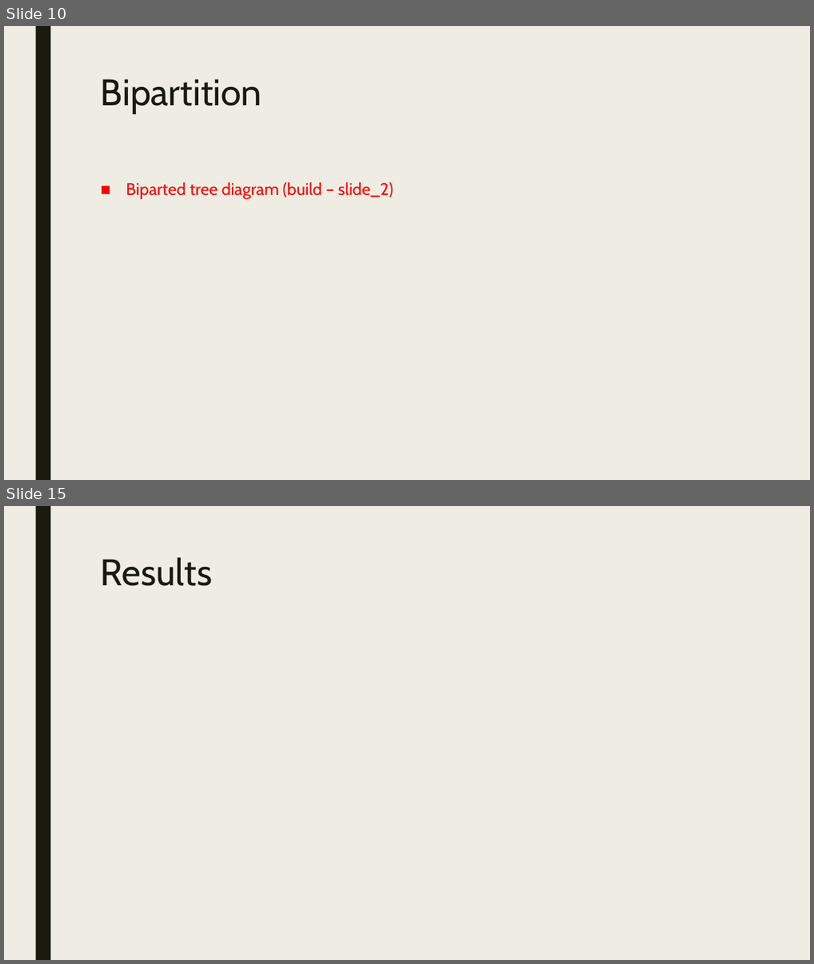
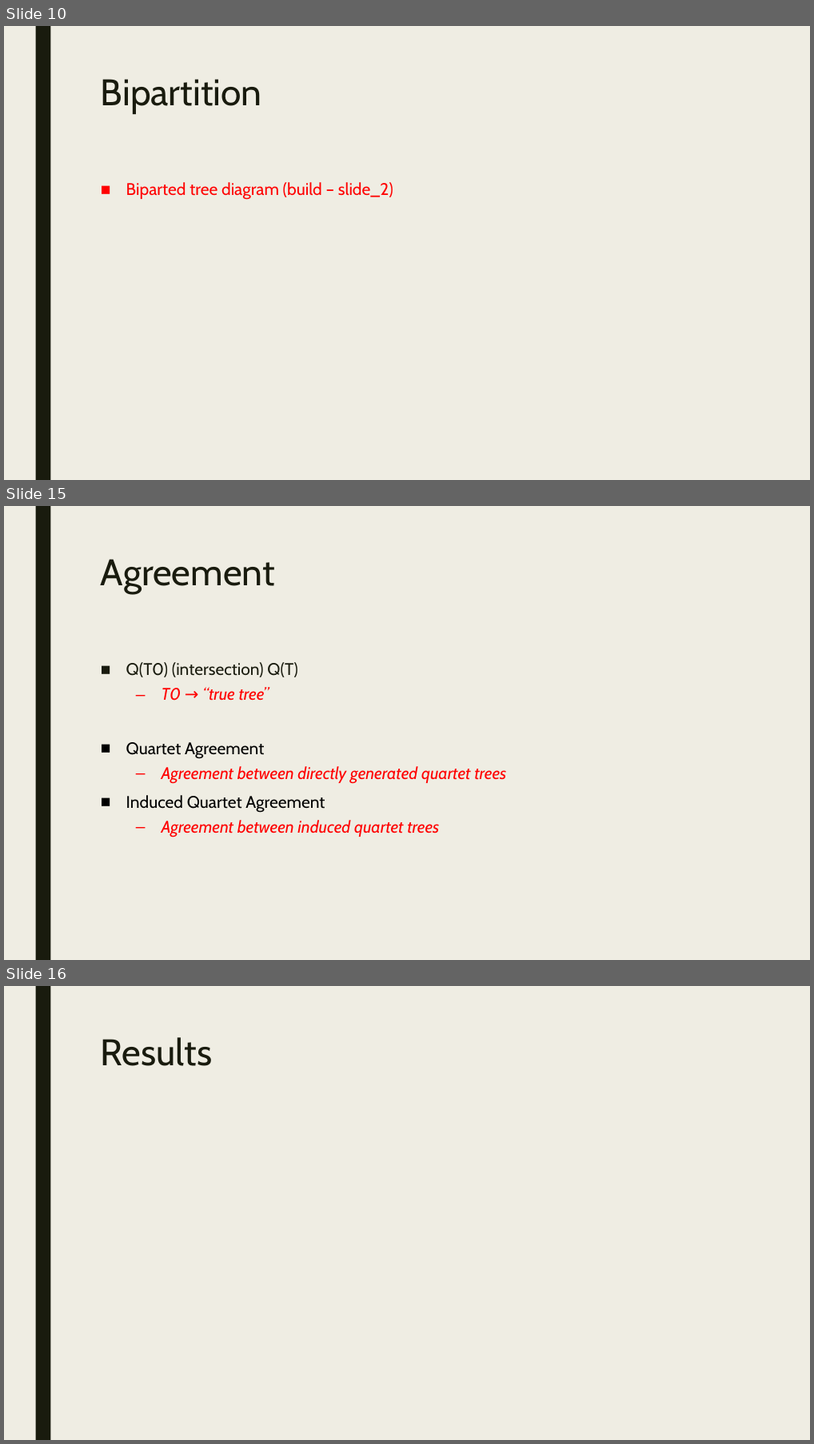
Before and after one commit to itsdlow/PhyloTools, a slide deck: Surveying_Phylogenetic_Forests.pptx. Shown one above the other, each under a label of ours: slides 10 and 15 before the commit, slides 10, 15 and 16 after it; the slides between them are not shown. The pictures are 814x964 and 814x1444 pixels, drawn with LibreOffice and Linux fonts; fonts in the diff are those of the drawing. Boxes give left, top, right and bottom in pixels: in the first picture for what was removed or moved away, otherwise in the second. Text is boxed around its words. In the diff, an @@ line names an element or a change of style, - is before the commit and + after.

```diff
--- a/Surveying_Phylogenetic_Forests.pptx
+++ b/Surveying_Phylogenetic_Forests.pptx
@@ slide 15 added at [4, 506, 810, 960], background #EFEDE3; not listed: 1 template element that a slide beside it also shows @@
@@ title added at [101, 559, 275, 594], 44 pt, text #191B0E @@
+Agreement
@@ text added at [126, 662, 506, 837], 20 pt, text #FF0000, italic @@
+■ Q(T0) (intersection) Q(T)
+  – T0 → “true tree”
+■ Quartet Agreement
+  – Agreement between directly generated quartet trees
+■ Induced Quartet Agreement
+  – Agreement between induced quartet trees
@@ what was slide 15 is now slide 16 @@
```
Also in this commit, not shown: 4 slides changed, 1 other slide added, 1 slide removed.
